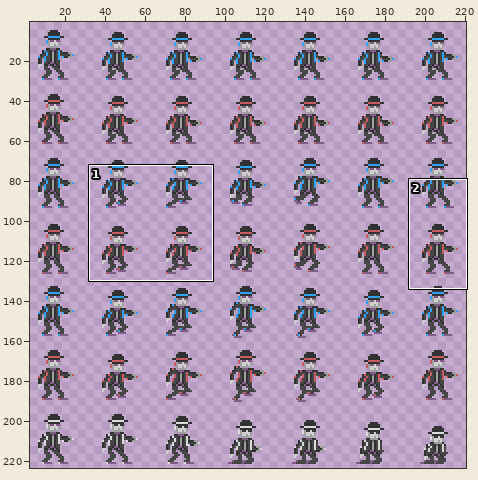
Edited in one commit: sprite sheet (assets/phaser.png). Above, an overview of the earlier version with the close-up marked.
Close-up. First the earlier version:
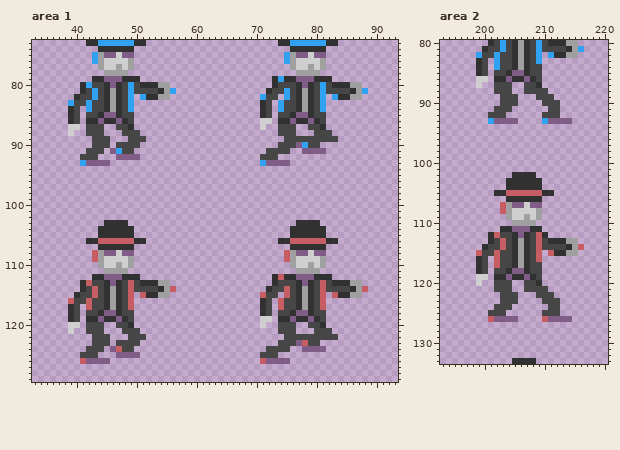
The file is 224x224 pixels. Shown: area 1: x 33..93, y 73..129; area 2: x 193..220, y 80..133. The wide view leaves out empty margins. The commit also changed other parts of the picture, which this record leaves out.
After:
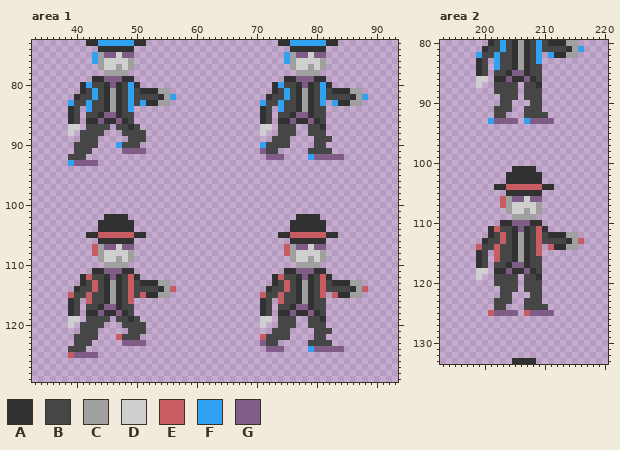
Palette (. is transparent): A #313131  B #464646  C #a0a0a0  D #cfcfcf  E #c75c63  F #31a2f2  G #7f5d87
The edit:
Area 1:
y 79: x 50 A -> .; x 73..74 AF -> ..; x 82 A -> .
y 80: x 50..55 BAAACC -> A.....; x 74 B -> F; x 82..87 BAAACC -> A.....
y 81: x 51..54 BBBA -> AAAC; x 56 F -> .; x 72..73 AB -> .A; x 83..86 BBBA -> AAAC; x 88 F -> .
y 82: x 50..54 .FAAC -> BBBBA; x 56 . -> F; x 71..72 FB -> .A; x 74 . -> B; x 82..86 .FAAC -> BBBBA; x 88 . -> F
y 83: x 50..55 ...... -> BFAACC; x 71 A -> F; x 73 . -> B; x 83..87 ..... -> FAACC
y 84: x 81 F -> B
y 86: x 71..72 DD -> AB
y 87: x 45 . -> B; x 50 . -> B; x 72 . -> D
y 88: x 41 . -> B; x 51 . -> B; x 71 . -> D; x 79 . -> B; x 82 B -> .
y 89: x 41..42 .. -> BB; x 44..45 BB -> ..; x 73..74 .. -> BB; x 76..79 BBBB -> ....; x 83 B -> .
y 90: x 40..42 ... -> BBB; x 44..45 BB -> ..; x 47 B -> F; x 71..73 ... -> FBB; x 76..79 BGFB -> ....; x 81 . -> B
y 91: x 40..41 .. -> BB; x 43..44 BB -> ..; x 46..51 GFBB.. -> ..GGGG; x 71 . -> G; x 74..75 BB -> ..; x 78..82 GGGG. -> .BBBB
y 92: x 39..40 .. -> BB; x 42..43 BB -> ..; x 47..50 GGGG -> ....; x 71..74 BBB. -> .GGG; x 79..84 ...... -> FGGGGG
y 93: x 39..41 ..F -> FGG; x 44..45 GG -> ..; x 71..75 FGGGG -> .....
y 102: x 45..48 .... -> AAAA; x 77..80 .... -> AAAA
y 103: x 44 . -> A; x 49 . -> A; x 76 . -> A; x 81 . -> A
y 105: x 42..51 ..AAAAAA.. -> AAEEEEEEAA; x 74..83 ..AAAAAA.. -> AAEEEEEEAA
y 106: x 42..51 AAEEEEEEAA -> ..AAAAAA..; x 74..83 AAEEEEEEAA -> ..AAAAAA..
y 107: x 43..49 .AAAAAA -> ECGGDGG; x 75..81 .AAAAAA -> ECGGDGG
y 108: x 45..46 GG -> DD; x 48..49 GG -> DC; x 77..78 GG -> DD; x 80..81 GG -> DC
y 109: x 43 E -> .; x 47 D -> C; x 75 E -> .; x 79 D -> C
y 110: x 44..46 CDD -> .CC; x 48..49 DC -> C.; x 76..78 CDD -> .CC; x 80..81 DC -> C.
y 111: x 43..49 ..CCCC. -> AAGGGAA; x 75..81 ..CCCC. -> AAGGGAA
y 112: x 41..45 ..AAG -> AEBBA; x 47..49 GAA -> ABE; x 75..77 AAG -> BBA; x 79..81 GAA -> ABE
y 113: x 42..43 EB -> BE; x 46 G -> C; x 75 B -> E; x 78 G -> C
y 114: x 40..41 .A -> AB
y 115: x 39..40 .A -> EB; x 42..43 BE -> EB; x 50 . -> B; x 74..75 .E -> EB
y 116: x 39 E -> A; x 41 B -> .; x 81 E -> B
y 117: x 42 E -> B; x 44..46 BAC -> AGG; x 49 E -> B; x 74 E -> B; x 76..78 BAC -> AGG; x 81 E -> B
y 118: x 42..48 BBAGGAB -> AAGAAGA; x 74..80 BBAGGAB -> AAGAAGA
y 119: x 39..40 AB -> DD; x 42..50 AAGAAGAB. -> BBBB.BBAB; x 74..81 AAGAAGAB -> BBB..BBA
y 120: x 40..41 D. -> .B; x 47 B -> .; x 49..51 A.. -> BBB; x 81 A -> B
y 121: x 39 D -> .; x 41 . -> B; x 44 B -> .; x 48 B -> .; x 51 . -> B; x 73 . -> B; x 76 B -> .
y 122: x 40..42 ... -> BBB; x 44..45 BB -> ..; x 47..48 .. -> EB; x 51 B -> .; x 71..74 .... -> EBBB; x 76..79 BBBB -> ....; x 82..83 BB -> ..
y 123: x 40..45 ...BBB -> BBB...; x 47..51 BBBB. -> .GGGG; x 71..78 ...BBBGE -> GBB.....; x 81..82 .. -> BB
y 124: x 39..44 ...BBB -> BBB...; x 46..49 GEBB -> ....; x 72..75 BBBB -> GGG.; x 78..79 GG -> .F; x 82..84 ... -> GGG
y 125: x 39..43 ..BBB -> EGGGG; x 47..50 GGGG -> ....; x 71..73 BBB -> ...
y 126: x 41..45 EGGGG -> .....; x 71..75 EGGGG -> .....
Area 2:
y 87: x 205 . -> B
y 88: x 205 . -> B; x 210 B -> .
y 89: x 207..208 .. -> BB; x 210..211 BB -> ..
y 90: x 205 B -> .; x 208..212 ..BBB -> BB...
y 91: x 207..209 ... -> BBB; x 211..212 BB -> ..
y 92: x 201 B -> .; x 207..209 ... -> BBB; x 211..212 BB -> ..
y 93: x 207..210 ...F -> FGGG; x 212..214 GGG -> ...
y 101: x 205..208 .... -> AAAA
y 102: x 204 . -> A; x 209 . -> A
y 104: x 202..211 ..AAAAAA.. -> AAEEEEEEAA
y 105: x 202..211 AAEEEEEEAA -> ..AAAAAA..
y 106: x 203..209 .AAAAAA -> ECGGDGG
y 107: x 205..206 GG -> DD; x 208..209 GG -> DC
y 108: x 203 E -> .; x 207 D -> C
y 109: x 204..206 CDD -> .CC; x 208..209 DC -> C.
y 110: x 203..209 ..CCCC. -> AAGGGAA
y 111: x 201..205 ..AAG -> AEBBA; x 207..210 GAA. -> ABEA
y 112: x 202..203 EB -> BE; x 206 G -> C; x 210..215 A..... -> BAAACC
y 113: x 200..201 .A -> AB; x 211..214 AAAC -> BBBA; x 216 . -> E
y 114: x 199..200 .A -> EB; x 202..203 BE -> EB; x 210..214 BBBBA -> .EAAC; x 216 E -> .
y 115: x 199 E -> A; x 201 B -> .; x 211..215 EAACC -> .....
y 116: x 209 E -> B
y 117: x 202 E -> B; x 204..206 BAC -> AGG
y 118: x 199..200 AB -> DD; x 202..208 BBAGGAB -> AAGAAGA
y 119: x 200 D -> .; x 202..209 AAGAAGAB -> BBBB.BBA
y 120: x 199 D -> .; x 205 . -> B; x 209 A -> B
y 121: x 202 B -> .; x 205 . -> B; x 210 B -> .
y 122: x 205 B -> .; x 208 . -> B; x 210..211 BB -> ..
y 123: x 202 . -> B; x 205 B -> .; x 207..212 ...BBB -> BBB...
y 124: x 204 B -> .; x 207..212 ....BB -> BBBB..
y 125: x 201..205 BBB.. -> EGGGG; x 207..212 ...BBB -> EGGGG.
y 126: x 201..205 EGGGG -> .....; x 210..214 EGGGG -> .....
Boxes around the changes in both close-ups, in picture pixels (x1, y1, x2, y2):
changed: (68, 76, 176, 166)
changed: (260, 76, 368, 166)
changed: (68, 214, 146, 364)
changed: (260, 214, 344, 364)
changed: (512, 82, 572, 124)
erased: (488, 112, 494, 118)
changed: (476, 166, 584, 322)
